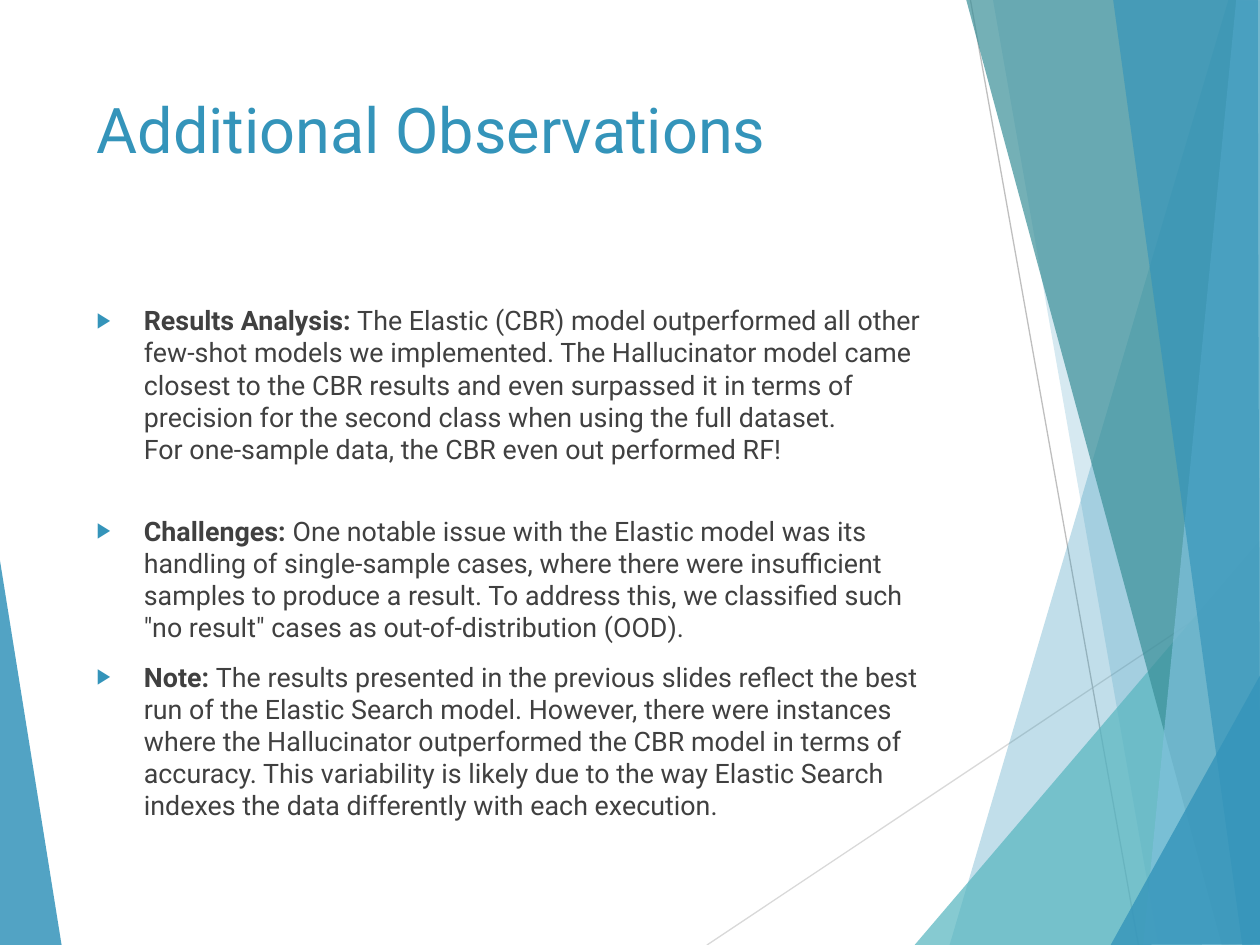
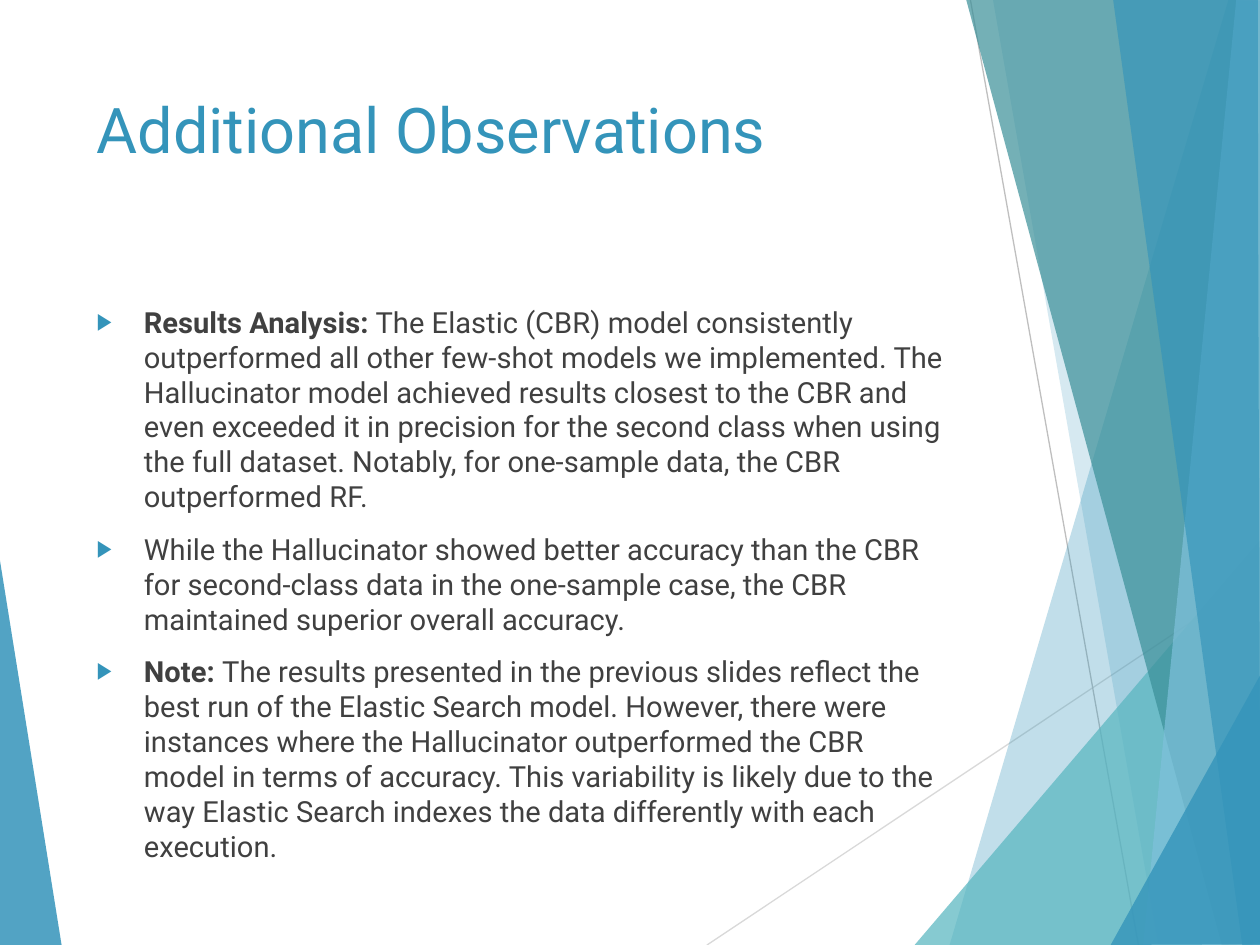
Before and after one commit to hagaycohen2/Attack-Detection-Project, a slide deck: slide 16 of Few_Shot_Classification_Presentation_final.pptx. Drawn at 1260x945 pixels with LibreOffice and Linux fonts; fonts in the diff are those of the drawing. Boxes give left, top, right and bottom in pixels: in the first picture for what was removed or moved away, otherwise in the second. Text is boxed around its words. In the diff, an @@ line names an element or a change of style, - is before the commit and + after.

```diff
--- a/Few_Shot_Classification_Presentation_final.pptx
+++ b/Few_Shot_Classification_Presentation_final.pptx
@@ text at <box>144,310,943,636</box>: text changed; size 15.3 to 16.6 pt @@
-▶ Results Analysis: The Elastic (CBR) model outperformed all other few-shot models we implemented. The Hallucinator model came closest to the CBR results and even surpassed it in terms of precision for the second class when using the full dataset.
-  For one-sample data, the CBR even out performed RF!
-▶ Challenges: One notable issue with the Elastic model was its handling of single-sample cases, where there were insufficient samples to produce a result. To address this, we classified such "no result" cases as out-of-distribution (OOD).
+▶ Results Analysis: The Elastic (CBR) model consistently outperformed all other few-shot models we implemented. The Hallucinator model achieved results closest to the CBR and even exceeded it in precision for the second class when using the full dataset. Notably, for one-sample data, the CBR outperformed RF.
+▶ While the Hallucinator showed better accuracy than the CBR for second-class data in the one-sample case, the CBR maintained superior overall accuracy.
@@ text at <box>144,660,933,828</box>: size 15.3 to 16.6 pt in "Note: The results presented in the previous ..." @@
```
Also in this commit, not shown: 4 other slides changed, 21 other files.
